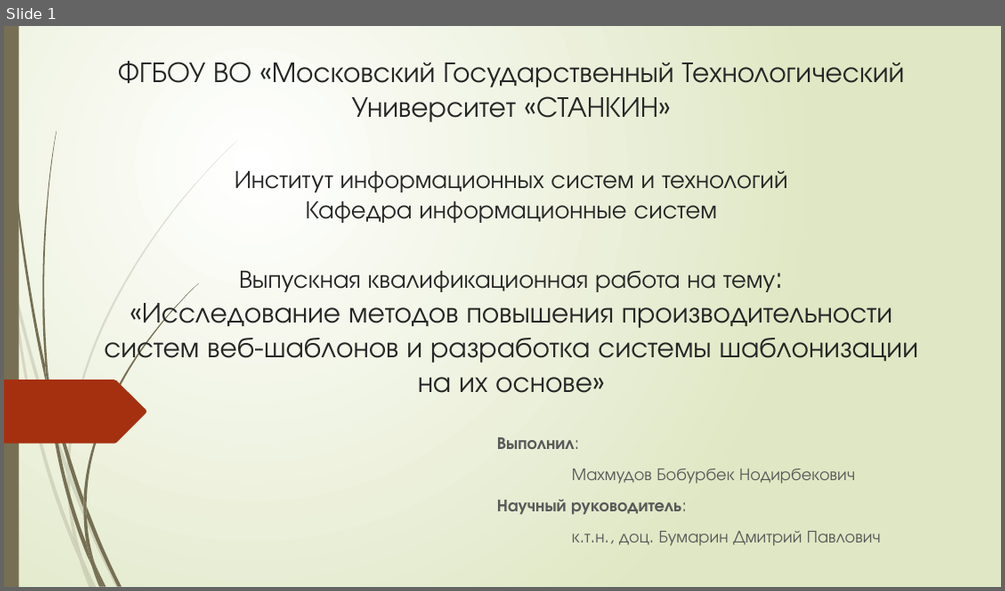
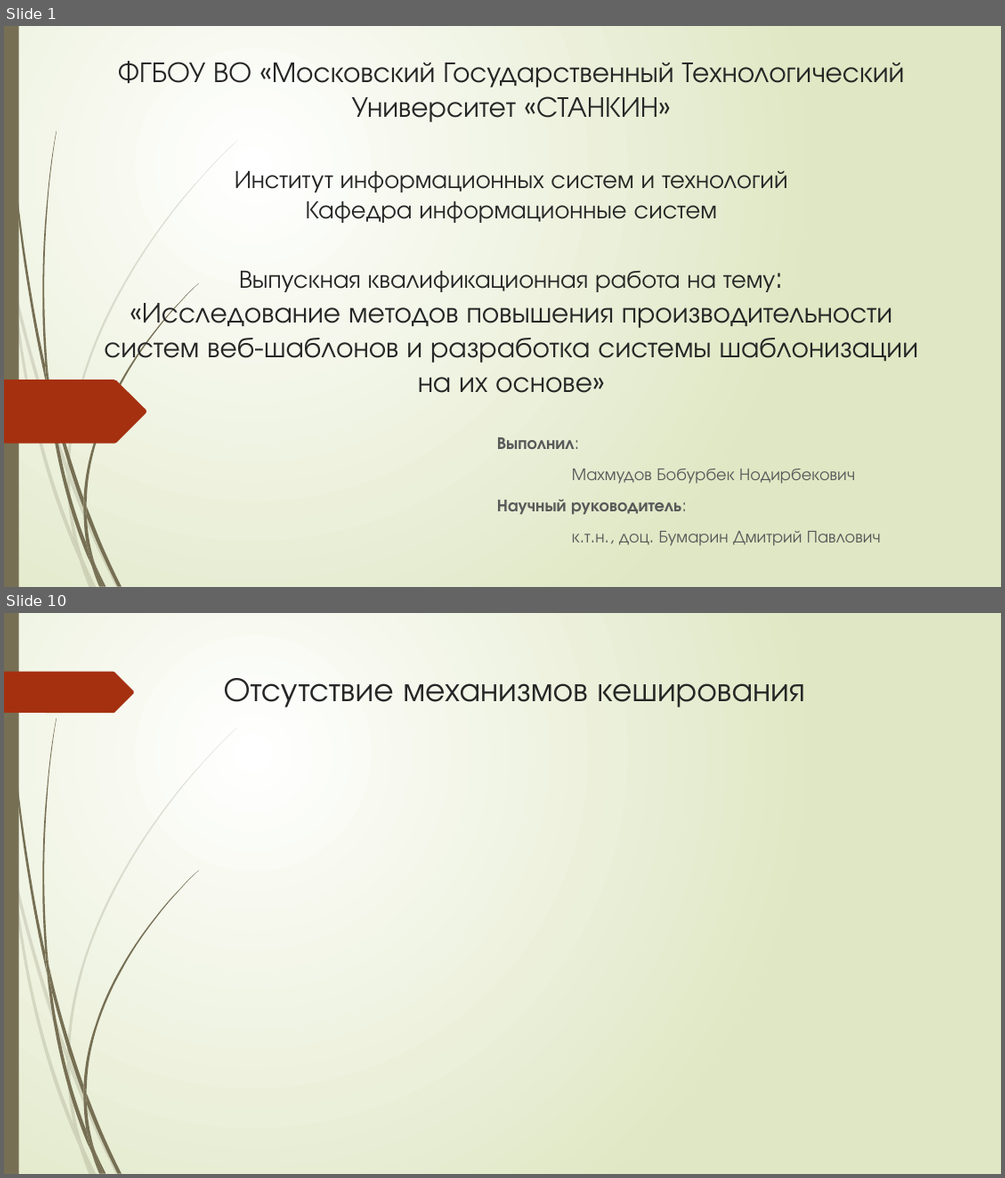
Before and after one commit to bobs4462/tachyon, a slide deck: docs/Презентация ВКР.pptx. Shown one above the other, each under a label of ours: slide 1 before the commit, slides 1 and 10 after it; the slides between them are not shown. The pictures are 1005x591 and 1005x1178 pixels, drawn with LibreOffice and Linux fonts; fonts in the diff are those of the drawing. Boxes give left, top, right and bottom in pixels: in the first picture for what was removed or moved away, otherwise in the second. Text is boxed around its words. In the diff, an @@ line names an element or a change of style, - is before the commit and + after.

```diff
--- a/docs/Презентация ВКР.pptx
+++ b/docs/Презентация ВКР.pptx
@@ slide 10 added at (4,613,1001,1174), background gradient #FFFFFF to #DFE8C4; not listed: 23 template elements that a slide beside it also shows @@
@@ freeform shape added at (4,672,134,713), fill #A53010 @@
@@ title added at (224,678,804,707), 32.4 pt, text #262626 @@
+Отсутствие механизмов кеширования
```
Also in this commit, not shown: 9 other slides added.
